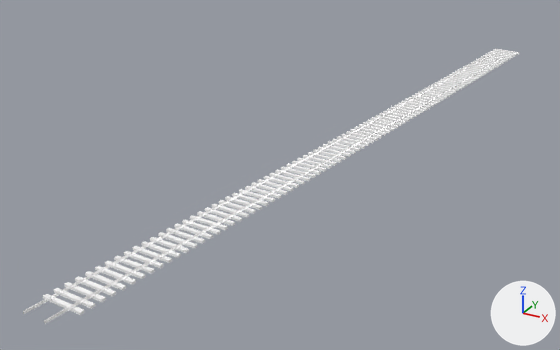
Renders of the glTF model cities/arlov-borggatan/pack/tiles/c-9_13.glb from each side of a commit.
Both versions are drawn from a 50 mm lens placed at (-509.7, 758.0, 21.2), pointed at (-535.0, 804.1, -1.8). The lights are fixed; the arrows at lower right show +X, +Y and +Z. The picture after the commit comes second. Where no turn or scale is listed for an object, it has been applied to the vertices.

The first picture shows 'SM_Rails_-9_13'.
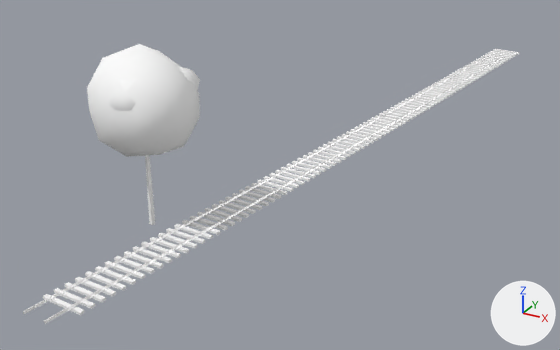
The newer file is also turned or shifted as a whole; pictures and numbers use the older file's frame.

Location of each change, (x1, y1, x2, y2) in pixels of the pictures (560 x 350 px):
'SM_Trees_-9_13', added: after (87, 44, 200, 225)
    faces in mat_m_leaf (white #ffffff): (87, 44, 200, 157)
    faces in mat_m_bark_wood (white #ffffff): (145, 155, 155, 225)

The edits, one by one:
Material 'M_Leaf' (mat_m_leaf) is new.
Its base color is (1.0, 1.0, 1.0) (white #ffffff).
Its roughness is 0.902.
Material 'M_Bark_Wood' (mat_m_bark_wood) is new.
Its base color is (1.0, 1.0, 1.0) (white #ffffff).
Its roughness is 0.953.
Mesh me_sm_trees__9_13 is new.
It has 138 vertices, 252 faces and spans x -3.3..3.3, y -3.23..3.23, z -5.29..5.29.
Faces by material slot: [12, 240].
It uses material mat_m_bark_wood (white #ffffff).
It uses material mat_m_leaf (white #ffffff).
Object 'SM_Trees_-9_13' (ob_sm_trees__9_13) is new; it shows me_sm_trees__9_13.
Its location is (-535.74, 789.92, 5.88).
